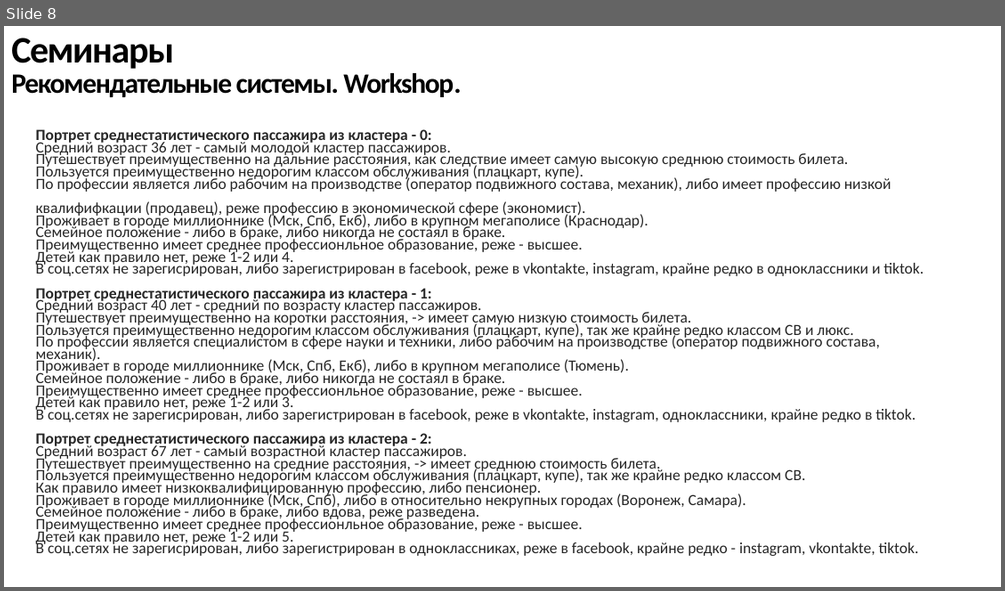
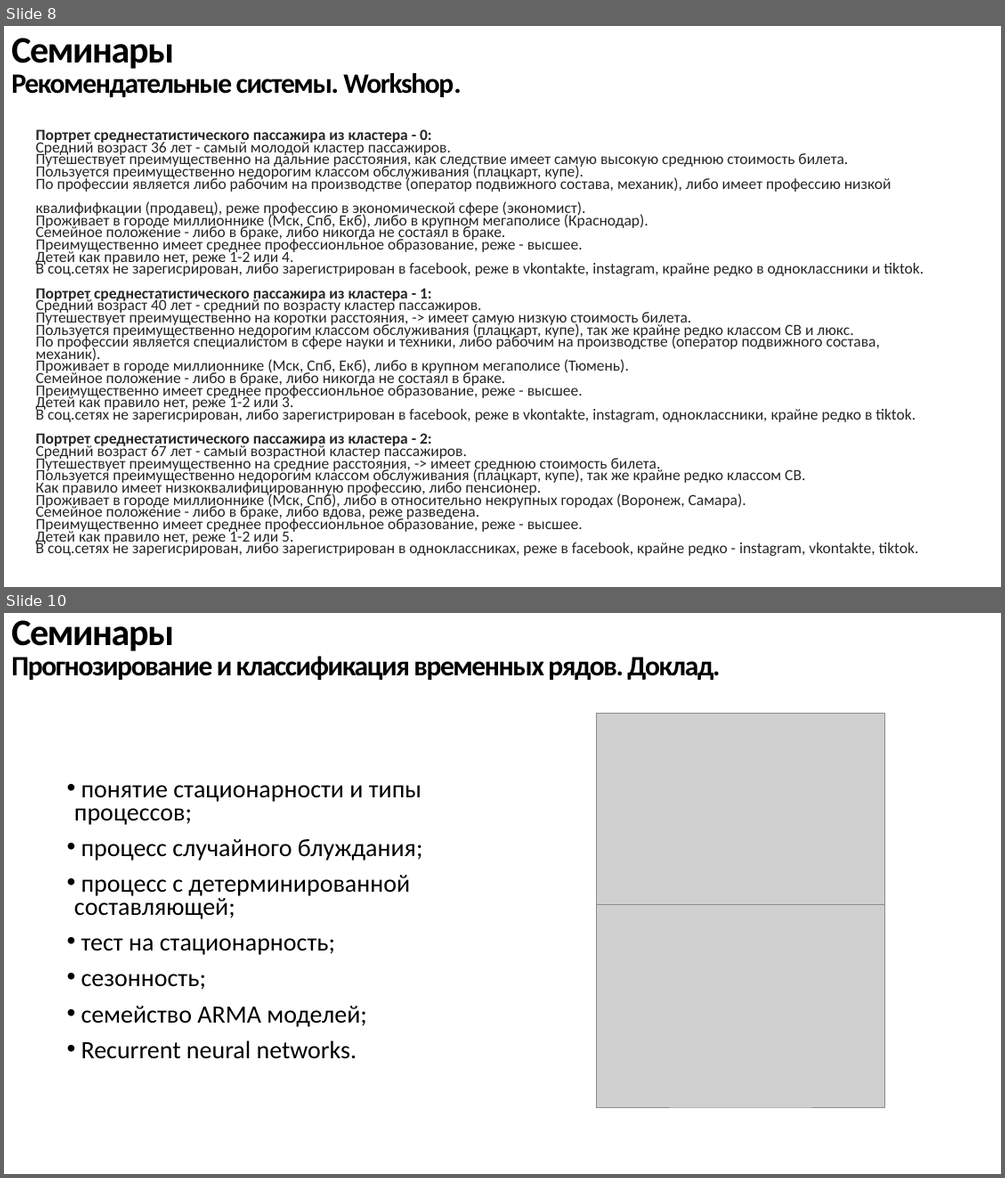
Before and after one commit to not-rdy/trainee, a slide deck: reports/final_report/rep_final.pptx. Shown one above the other, each under a label of ours: slide 8 before the commit, slides 8 and 10 after it; the slides between them are not shown. The pictures are 1005x591 and 1005x1178 pixels, drawn with LibreOffice and Linux fonts; fonts in the diff are those of the drawing; grey boxes stand for pictures. Boxes give left, top, right and bottom in pixels: in the first picture for what was removed or moved away, otherwise in the second. Text is boxed around its words. In the diff, an @@ line names an element or a change of style, - is before the commit and + after.

```diff
--- a/reports/final_report/rep_final.pptx
+++ b/reports/final_report/rep_final.pptx
@@ slide 10 added at <box>4,613,1001,1174</box>, background #FFFFFF @@
@@ title added at <box>11,620,720,680</box>, 27 pt, text #000000, bold @@
+Семинары
+Прогнозирование и классификация временных рядов. Доклад.
@@ picture added at <box>596,714,885,915</box> @@
@@ text added at <box>74,785,423,1059</box>, 24 pt, text #000000 @@
+• понятие стационарности и типы процессов;
+• процесс случайного блуждания;
+• процесс с детерминированной составляющей;
+• тест на стационарность;
+• сезонность;
+• семейство ARMA моделей;
+• Recurrent neural networks.
@@ picture added at <box>596,905,885,1107</box> @@
```
Also in this commit, not shown: 3 slides changed, 2 other slides added, 10 other files.
